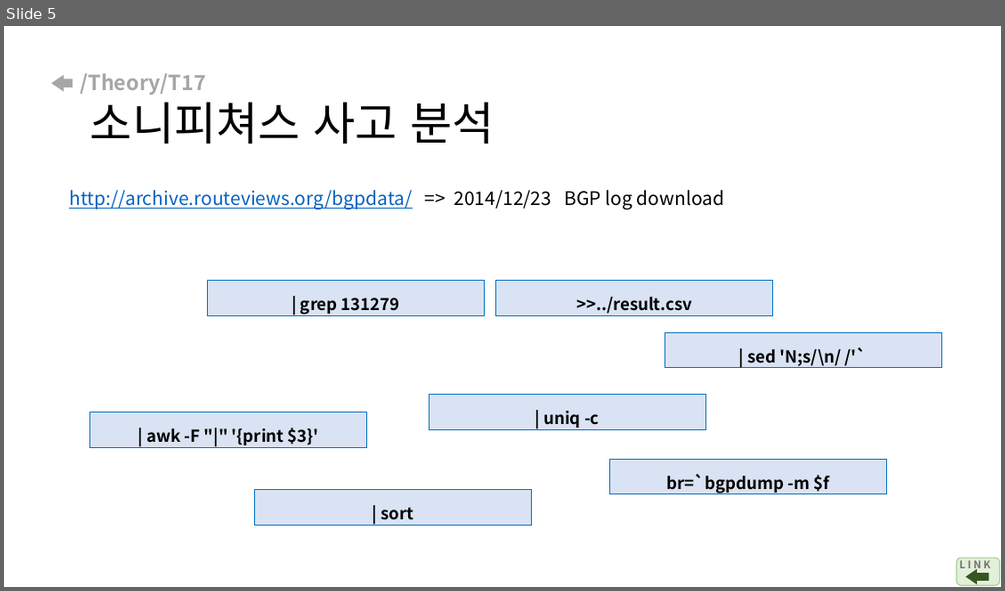
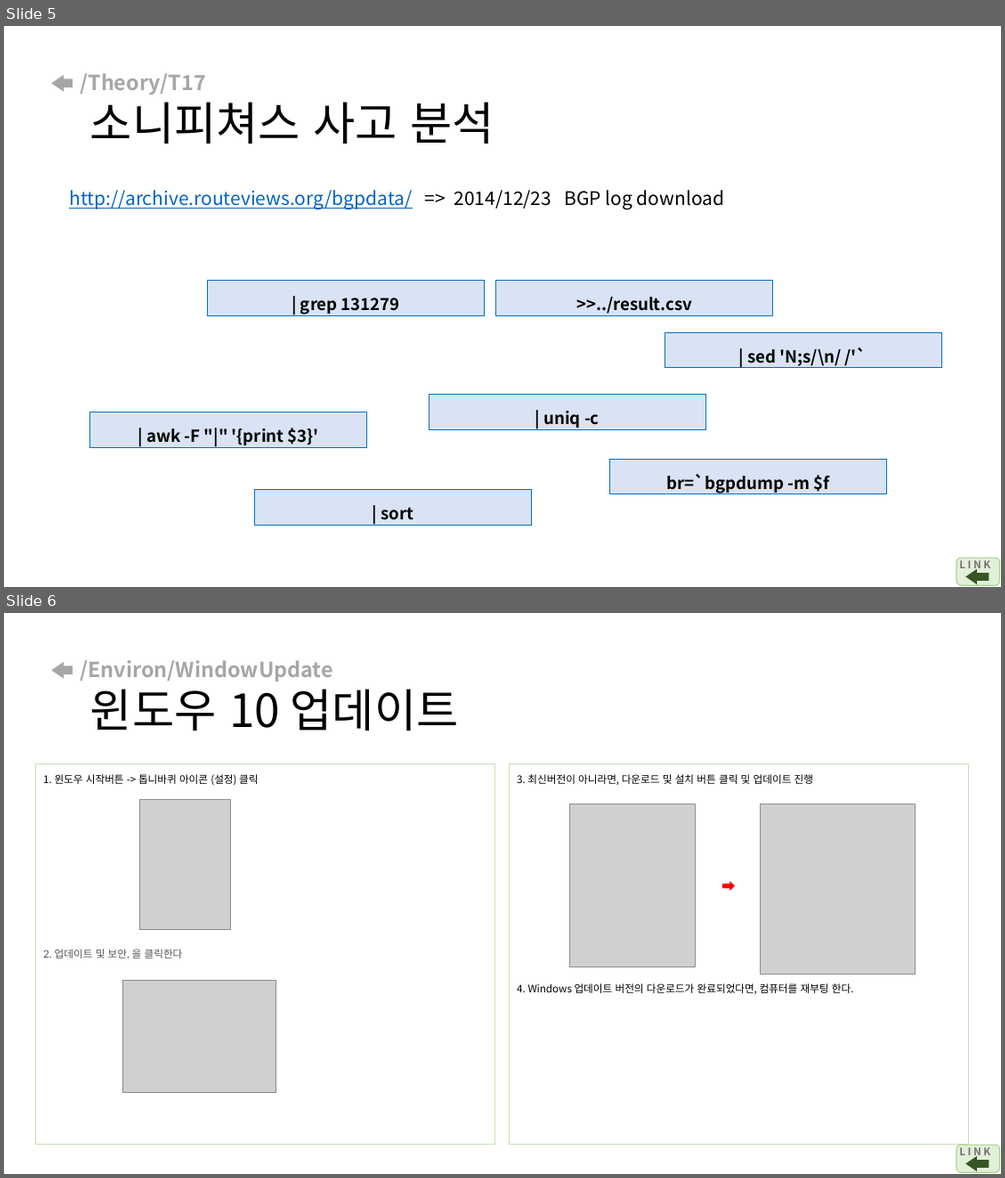
Before and after one commit to arizona95/CyberTraining, a slide deck: Lecture/student_class_ppt_21_2/국방사이버보안 과제.pptx. Shown one above the other, each under a label of ours: slide 5 before the commit, slides 5 and 6 after it. The pictures are 1005x591 and 1005x1178 pixels, drawn with LibreOffice and Linux fonts; fonts in the diff are those of the drawing; grey boxes stand for pictures. Boxes give left, top, right and bottom in pixels: in the first picture for what was removed or moved away, otherwise in the second. Text is boxed around its words. In the diff, an @@ line names an element or a change of style, - is before the commit and + after.

```diff
--- a/Lecture/student_class_ppt_21_2/국방사이버보안 과제.pptx
+++ b/Lecture/student_class_ppt_21_2/국방사이버보안 과제.pptx
@@ slide 6 added at (4, 613, 1001, 1174), background #FFFFFF @@
@@ right arrow added at (51, 662, 72, 679), fill #A6A6A6 @@
@@ title added at (80, 660, 459, 730), 20 pt, text #A6A6A6, bold @@
+/Environ/WindowUpdate
+윈도우 10 업데이트
@@ rectangle added at (36, 764, 495, 1144), outline #C5E0B4 0.75 pt, 10 pt, text #000000 @@
+1. 윈도우 시작버튼 -> 톱니바퀴 아이콘 (설정) 클릭
+2. 업데이트 및 보안, 을 클릭한다
@@ rectangle added at (510, 764, 969, 1144), outline #C5E0B4 0.75 pt, 10 pt, text #000000 @@
+3. 최신버전이 아니라면, 다운로드 및 설치 버튼 클릭 및 업데이트 진행
+4. Windows 업데이트 버전의 다운로드가 완료되었다면, 컴퓨터를 재부팅 한다.
@@ picture added at (140, 799, 231, 929) @@
@@ picture added at (569, 804, 695, 966) @@
@@ picture added at (760, 804, 914, 974) @@
@@ right arrow added at (722, 881, 735, 891), fill #FF0000 @@
@@ picture added at (123, 981, 275, 1093) @@
@@ rounded rectangle added at (956, 1144, 1000, 1172), fill #E2F0D9, outline #A9D18E 1 pt @@
@@ text added at (959, 1144, 990, 1159), 10 pt, text #767171, bold @@
+L I N K
@@ right arrow added at (966, 1156, 989, 1171), fill #385723 @@
```
Also in this commit, not shown: 2 slides changed, 6 other slides added, 22 slides removed.
